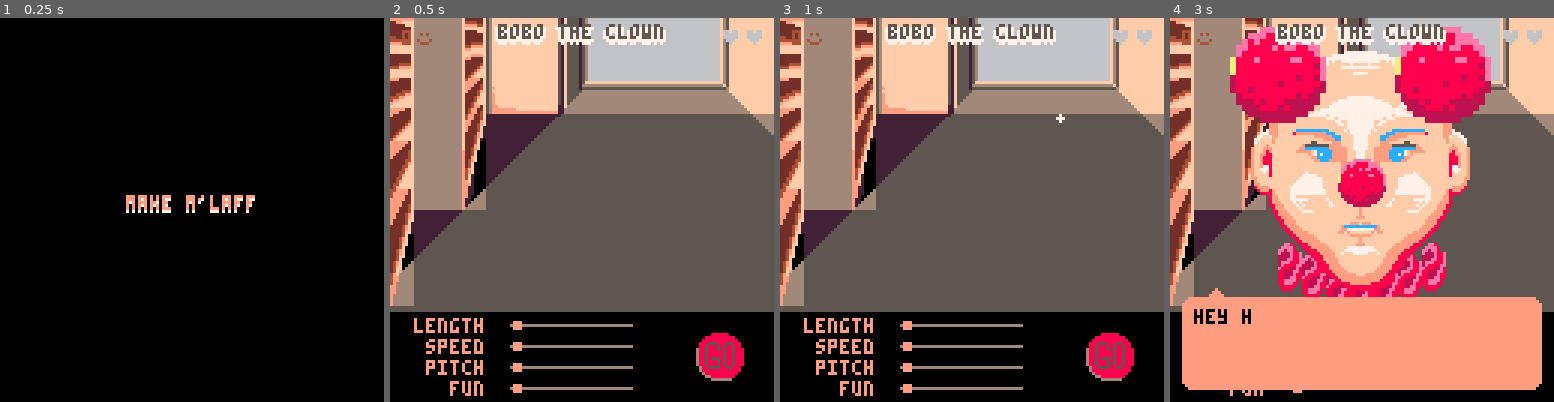
Above: before the commit, frames 1-4 (left to right).
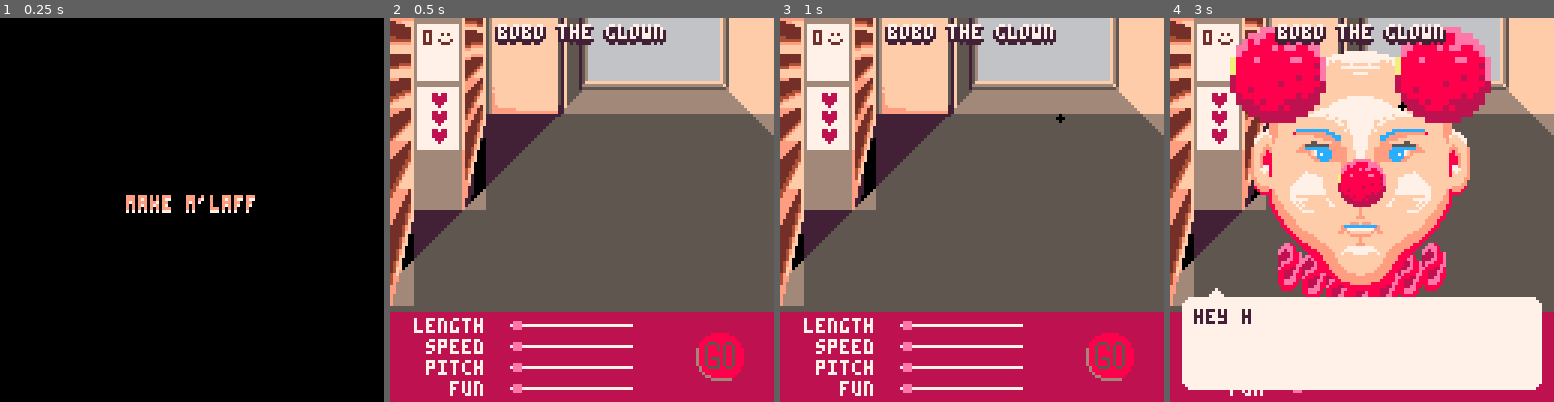
Above: after the commit, the same moments.

Repository: Alfie-Edwards/game-boys
Game: PICO-8 cartridge game.p8
Same seed, same stepped clock (60 frames per second), same inputs: the game is played once before the commit and once after it.
Inputs (mouse positions are in pixels of both pictures, inside the frame that each line leads up to):
- Up to frame 1 (0.25 s): no input
- Up to frame 2 (0.5 s): tap X (X key) at 0.33 s
- Up to frame 3 (1 s): click (1060, 121) at 0.67 s; tap O (Z key) at 0.7 s
- Up to frame 4 (3 s): tap X (X key) at 1.07, 1.85, 2.97 s; click (1216, 267) at 1.22 s; tap O (Z key) every 0.4 s from 1.7 to 2.9 s; click (1277, 114) at 1.77 s; click (1342, 259) at 2.32 s; click (1404, 106) at 2.87 s

Frame 1 is identical in both runs. In frame 2, 28% of the frame differs, in the area x 0-100%, y 1-100%; in frame 3, 28%; in frame 4, 32%.

Commit message:
Fixing ui colors

Diff:
--- a/face.lua
+++ b/face.lua
@@ -188,9 +188,7 @@
 function set_display_pal(name)
 	local dpal = get_person(name).screen_pal
 
-	for old,new in pairs(dpal) do
-		pal(old, new, 1)
-	end
+	pal(dpal, 1)
 end
 
 function tiles(x)
--- a/game.p8
+++ b/game.p8
@@ -306,7 +306,6 @@
 end
 
 function _draw()
-    draw_bg()
 
     if not started then
         draw_start_screen()
@@ -318,24 +317,41 @@
 		return
 	end
 
+    draw_bg()
+
+	-- health
+    rectfill(9, 23, 22, 43, 0)
+	local health_str = ""
+	for i = 0, health - 1 do
+		health_str = health_str.."♥\n"
+	end
+	print(health_str, 13, 25, 11)
+
+    -- score
+    rectfill(9, 2, 22, 20, 0)
+	color(3)
+    local offset = lnpx(score) + 12
+    pset(offset + 1, 5)
+    pset(offset + 3, 5)
+    pset(offset, 7)
+    line(offset + 1, 8, offset + 3, 8)
+    pset(offset + 4, 7)
+    print(score, 11, 4)
+
 	-- Head
     camera(0, head_y_offset)
 	draw_head(current_person().name, current_emotion)
     camera()
 
     -- Laugh maker
-    color(1)
-    rectfill(0, 98, 127, 127)
+    rectfill(0, 98, 127, 127, 11)
     for name, slider in pairs(sliders) do
-        color(5)
-        print(name, slider.name_x, slider.y)
-        color(4)
-        line(40, slider.y + 2, 80, slider.y + 2)
-        color(5)
+        print(name, slider.name_x, slider.y, 0)
+        line(40, slider.y + 2, 80, slider.y + 2, 0)
         local h = slider_handle_pos(slider)
-        rectfill(h.x - 1, h.y - 1, h.x + 1, h.y + 1)
-    end
-    color(5)
+        rectfill(h.x - 1, h.y - 1, h.x + 1, h.y + 1, 10)
+    end
+
     -- todo: palette swap on mouse over.
     if (mouse_is_over_button(buttons.submit)) then
         spr(69, buttons.submit.x - 8, buttons.submit.y - 8, 2, 2)
@@ -345,7 +361,7 @@
 
     -- Speech bubble
     if saying then
-        color(5)
+        color(0)
         rectfill(7, 93, 120, 123)
         rectfill(4, 96, 123, 120)
         circfill(7, 96, 3)
@@ -354,47 +370,25 @@
         circfill(120, 120, 3)
         print("◆", 12, 90)
 
-		color(1)
-		print(sub(saying.paras[saying.para], 1, saying.char), 8, 97)
+		print(sub(saying.paras[saying.para], 1, saying.char), 8, 97, 2)
 
 		if saying_para_done() and strobe(0.66, t_para_completed) then
-			color(5)
-			print("♥", 111, 124)
-			color(4)
-			print("♥", 111, 122)
+			print("♥", 109, 121, 5)
 		end
 	end
 
-	-- health
-	color(8)
-	local health_str = ""
-	for i = 0, health - 1 do
-		health_str = health_str.."♥"
-	end
-	print(health_str, 128 - (lnpx(health_str) + 2), 4)
-
     -- person name
     local name = current_person().name
-	color(0)
+	color(2)
     print_centered(name, 3)
     print_centered(name, 3, -1)
     print_centered(name, 3, 1)
     print_centered(name, 4)
-	color(7)
+	color(0)
     print_centered(name, 2)
 
-    -- score
-	color(6)
-    local offset = lnpx(score) + 5
-    pset(offset + 1, 5)
-    pset(offset + 3, 5)
-    pset(offset, 7)
-    line(offset + 1, 8, offset + 3, 8)
-    pset(offset + 4, 7)
-    print(score, 4, 4)
-
     -- Cursor
-    color(0)
+    color(1)
     circfill(mouse.x, mouse.y, 1)
 end
 
